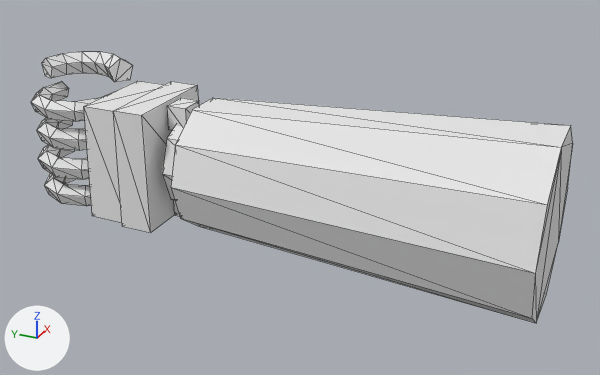
Before and after pictures for a commit that changed the glTF model assets/tools/HAND_QD_R.glb.
One viewpoint serves both versions: a camera (50 mm lens) standing at (-0.508, -0.421, 0.248) and looking at (0.006, -0.19, -0.009). Arrows for +X, +Y and +Z are at lower left; the lights stay in place. The picture after the commit comes second. Mesh edges are drawn as thin lines. Where no turn or scale is listed for an object, it has been applied to the vertices. Vertices at exactly the same position are counted once.

The first picture shows 'Body_Glove', 'Body_Sleeve'.
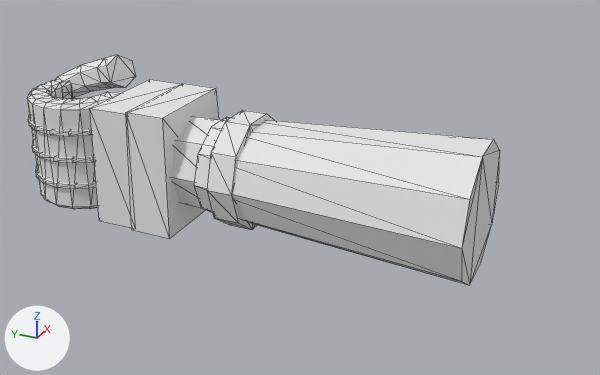
Pixel boxes [x1, y1, x2, y2] of what changed, in the pictures (600 x 375 px; the box of a moved part takes in the faces that stretch with it):
'Body_Sleeve', moved, rescaled (24% narrower, 25% shorter)
    before: [171, 98, 573, 323]
    after: [194, 117, 500, 285]
'Body_Glove', reshaped
    before: [31, 52, 200, 233]
    after: [27, 55, 227, 238]
'Body_GloveDark', added
    after: [28, 115, 96, 189]
part 1 of me_body_glove, moved or reshaped
    before: [84, 81, 165, 223]
    after: [90, 79, 180, 228]
part 2 of me_body_glove, moved or reshaped
    before: [114, 81, 199, 233]
    after: [126, 83, 219, 238]
part 3 of me_body_glove, added
    after: [171, 116, 227, 208]
part 4 of me_body_glove, rebuilt
    before: [41, 52, 133, 82]
    after: [55, 55, 136, 98]
part 5 of me_body_glove, added
    after: [27, 79, 120, 209]
part 6 of me_body_glove, deleted
    before: [37, 98, 200, 216]
part 7 of me_body_glove, deleted
    before: [44, 174, 91, 206]
part 8 of me_body_glove, deleted
    before: [31, 81, 102, 122]
'Body_Band', unchanged, uncovered by the edit
    after: [207, 110, 275, 230]

Diff of the bpy script that builds the scene:
```diff
--- a/assets/tools/HAND_QD_R.glb.py
+++ b/assets/tools/HAND_QD_R.glb.py
@@ mat_glovedark @@
+mat_glovedark = bpy.data.materials.new('GloveDark')
+# nodes: BsdfPrincipled, Mix, OutputMaterial, VertexColor
+# colours: white #e7e7e7, mixed with the vertex colours
@@ me_body_glove @@
 # used by ob_body_glove; location = (0.0, 0.0, 0.0)
-me_body_glove.from_pydata(...)  # 234 vertices, 420 faces; spans x -0.041..0.043, y -0.144..0.041, z -0.047..0.067
+me_body_glove.from_pydata(...)  # 206 vertices, 376 faces; spans x -0.043..0.046, y -0.144..0.043, z -0.047..0.067
+# me_body_glove part 1: the loose piece of 8 vertices spanning x -0.039..0.039, y -0.064..-0.03, z -0.045..0.045 is scaled about its middle by (1.1, 1, 1.02), then moved by (0.0, -0.009, 0.0)
+# me_body_glove part 2: the loose piece of 8 vertices spanning x -0.041..0.041, y -0.086..-0.06, z -0.047..0.047 is scaled about its middle by (1.02, 1.29, 1), then moved by (0.0, -0.014, 0.0)
+# me_body_glove part 3: a new loose piece, an 8-sided cut cone along y (radius 0.036 by 0.038 at the low end, 0.034 by 0.036 at the high end) spanning x -0.036..0.036, y -0.144..-0.094, z -0.038..0.038, in mat_glove
+# me_body_glove part 4: the loose piece of 30 vertices spanning x 0.0..0.043, y -0.032..0.041, z 0.048..0.067 is rebuilt with 30 vertices and now spans x 0.0..0.046, y -0.028..0.043, z 0.023..0.067
+# me_body_glove part 5: a new loose piece of 96 vertices spanning x -0.041..0.022, y -0.042..0.04, z -0.044..0.044, in mat_glove
+# me_body_glove part 6: 7 loose pieces with 118 vertices, spanning x -0.039..0.034, y -0.144..0.038, z -0.045..0.045, are deleted
+# me_body_glove part 7: 35 vertices removed from x -0.037..0.013, y -0.037..0.036, z -0.043..-0.027
+# me_body_glove part 8: 35 vertices removed from x -0.039..0.014, y -0.039..0.038, z 0.029..0.045
+# other edits to the shape of me_body_glove do not show in these pictures
 me_body_glove.materials.append(mat_glove)
@@ me_body_sleeve @@
 # used by ob_body_sleeve; location = (0.0, 0.0, 0.0)
-me_body_sleeve.from_pydata(...)  # 20 vertices, 36 faces; spans x -0.066..0.066, y -0.373..-0.113, z -0.063..0.063
+me_body_sleeve.from_pydata(...)  # 20 vertices, 36 faces; spans x -0.054..0.054, y -0.326..-0.126, z -0.047..0.047
+# me_body_sleeve part 9: the whole mesh is scaled about its middle by (0.812, 0.769, 0.747), then moved by (0.0, 0.017, 0.0)
 me_body_sleeve.materials.append(mat_sleeve)
@@ me_body_glovedark @@
+me_body_glovedark.from_pydata(...)  # 108 vertices, 204 faces; spans x -0.0434..0.0071, y -0.0398..0.0408, z -0.0238..0.0238
+me_body_glovedark.materials.append(mat_glovedark)
@@ ob_body_glovedark @@
+ob_body_glovedark = bpy.data.objects.new('Body_GloveDark', me_body_glovedark)
+ob_body_glovedark.location = (0.0, 0.0, 0.0)
```
